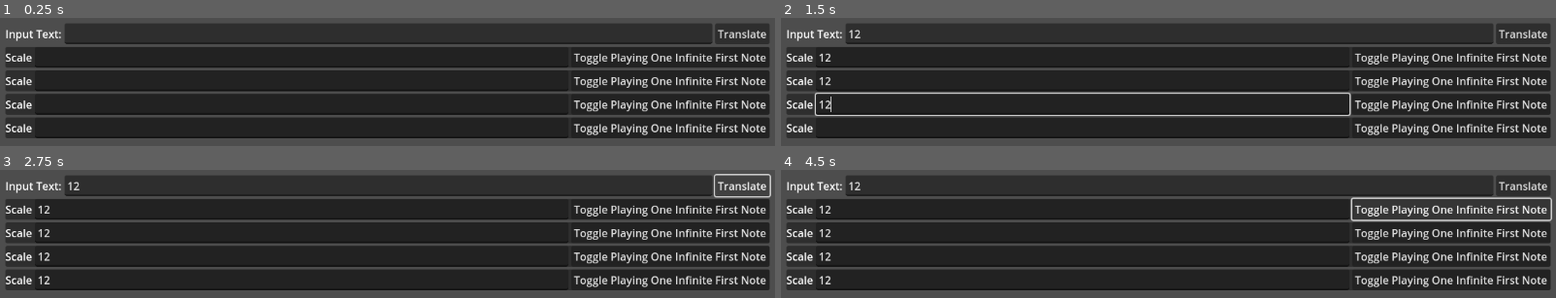
Above: before the commit, frames 1-4 (two rows, left to right).
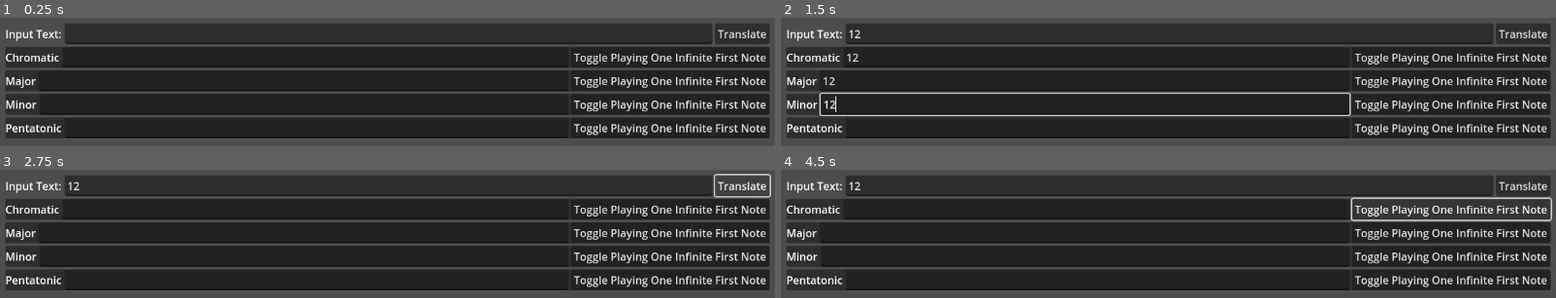
Above: after the commit, the same moments.

Repository: NBumgardner/text-to-music-gui-2015
Game: Godot game, scene res://scenes/TextToMusicGui.tscn
The game is run twice, just before and just after one commit, with the same random seed, the same clock (stepped at 60 frames per second) and the same inputs.
Inputs (mouse positions are in pixels of both pictures, inside the frame that each line leads up to):
- Up to frame 1 (0.25 s): no input
- Up to frame 2 (1.5 s): click (1168, 33) at 0.52 s; type "12" at 0.6 s; click (1083, 57) at 0.75 s; type "12" at 0.83 s; click (1083, 80) at 0.98 s; type "12" at 1.07 s; click (1083, 103) at 1.27 s; type "12" at 1.35 s
- Up to frame 3 (2.75 s): click (302, 280) at 1.5 s; type "12" at 1.58 s; click "Translate" at 2 s
- Up to frame 4 (4.5 s): click "Toggle Playing One Infinite F…" at 2.75 s; click "Translate" at 3.5 s; click "Toggle Playing One Infinite F…" at 4.25 s

The runs differ from the first frame. In frame 1, 1.0% of the frame differs, in the area x 0-9%, y 27-94%; in frame 2, 1.3%, in the area x 0-11%, y 27-94%; in frame 3, 1.1%; in frame 4, 1.1%.
Error before the commit: Parse Error: Identifier "_solfege_note_to_chromatic_index_dictionary" not declared in the current scope. (res://scenes/scaled_solfege_player.gd:56)

Commit message:
Apply Resources When Parsing Play Notes

Diff:
--- a/v2-godot/scenes/scaled_solfege_player.gd
+++ b/v2-godot/scenes/scaled_solfege_player.gd
@@ -53,10 +53,20 @@
 
 
 func _solfege_note_to_chromatic_index(solfege_note):
-	if not _solfege_note_to_chromatic_index_dictionary.has(solfege_note):
+	var solfege_strings = musical_scale.solfege_ascending_string.split(
+		" ",
+		false
+	)
+	var has_solfege_string_match = solfege_strings.has(solfege_note)
+
+	if not has_solfege_string_match:
 		return -1
 
-	return _solfege_note_to_chromatic_index_dictionary.get(solfege_note)
+	var solfege_string_match_index = solfege_strings.find(solfege_note)
+
+	return musical_scale.solfege_ascending_notes[
+		solfege_string_match_index
+	].chromatic_index
 
 
 func _solfege_note_to_hz(solfege_note):
